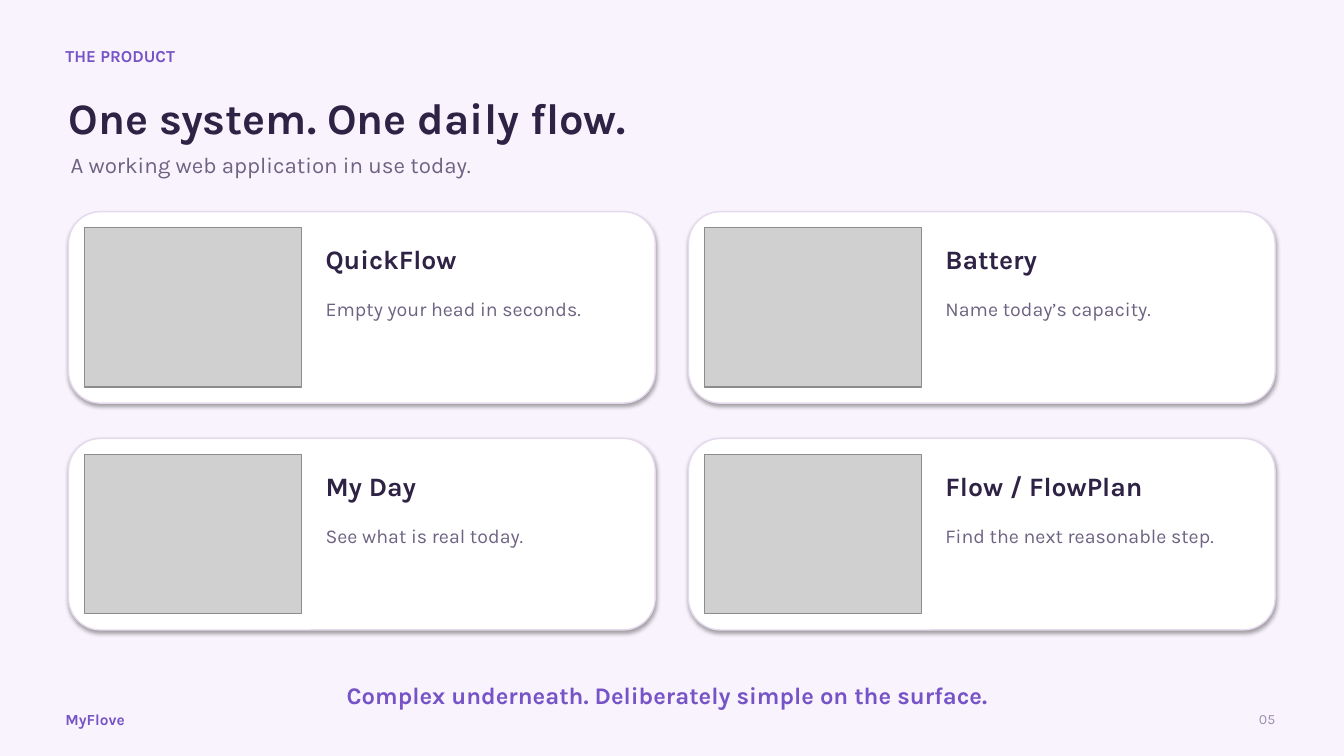
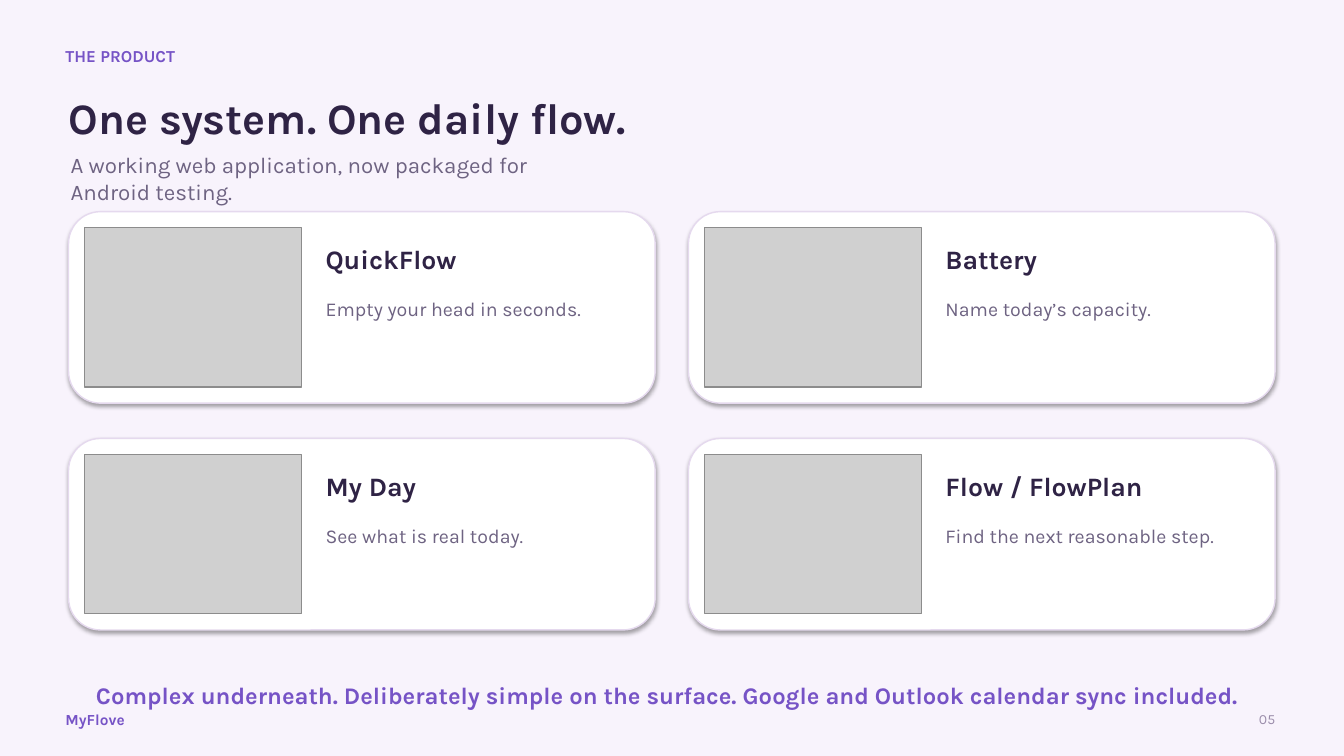
Before and after one commit to camillabaksi/myflove-926d3d31, a slide deck: slide 5 of public/pitch/MyFlove_Investor_Pitch_3min_EN.pptx. Drawn at 1344x756 pixels with LibreOffice and Linux fonts; fonts in the diff are those of the drawing; grey boxes stand for pictures. Boxes give left, top, right and bottom in pixels: in the first picture for what was removed or moved away, otherwise in the second. Text is boxed around its words. In the diff, an @@ line names an element or a change of style, - is before the commit and + after.

```diff
--- a/public/pitch/MyFlove_Investor_Pitch_3min_EN.pptx
+++ b/public/pitch/MyFlove_Investor_Pitch_3min_EN.pptx
@@ text at bbox=[71, 157, 527, 206]: text changed @@
-A working web application in use today.
+A working web application, now packaged for Android testing.
@@ text at bbox=[96, 687, 1237, 710]: text changed @@
-Complex underneath. Deliberately simple on the surface.
+Complex underneath. Deliberately simple on the surface. Google and Outlook calendar sync included.
```
Also in this commit, not shown: 1 other slide changed, 1 slide added, 5 other files.
